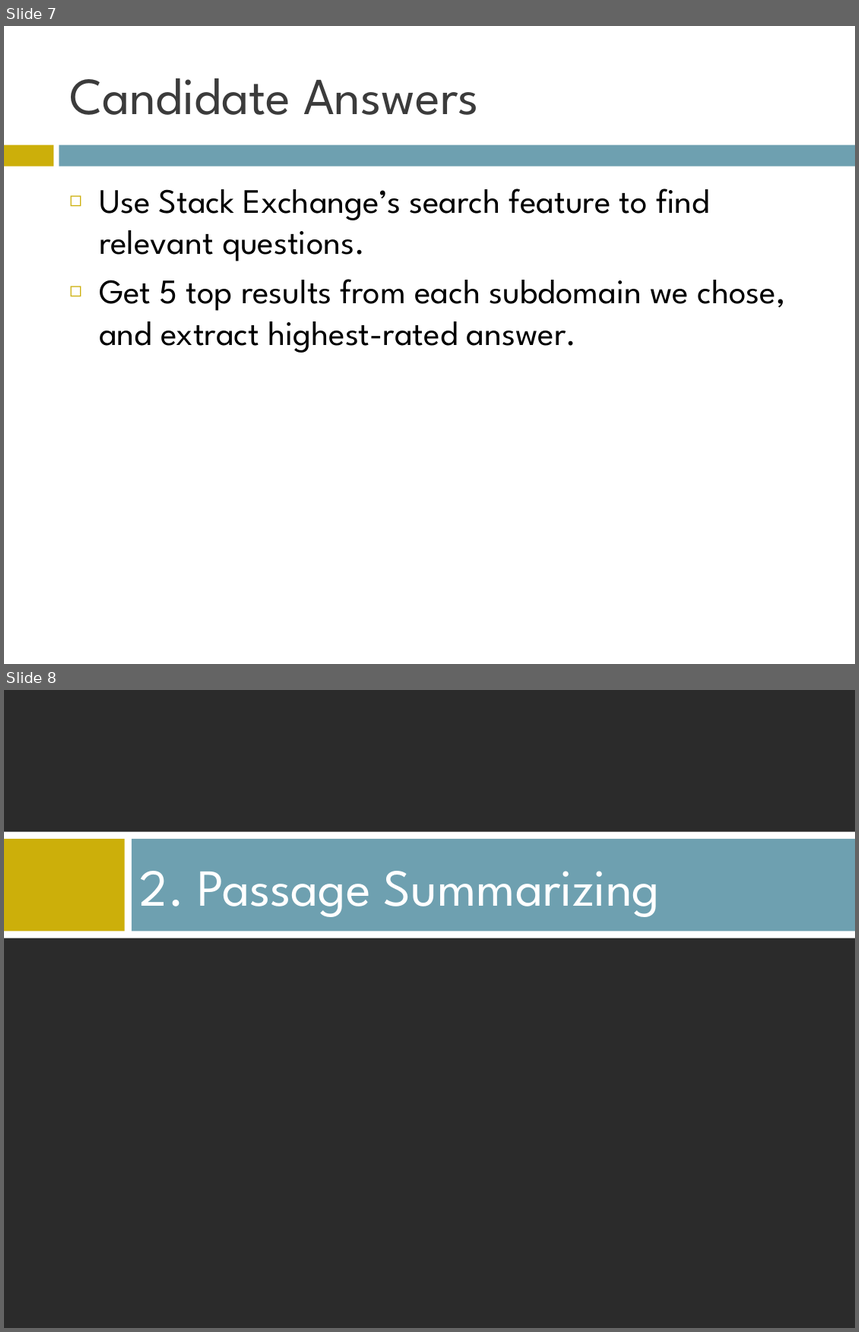
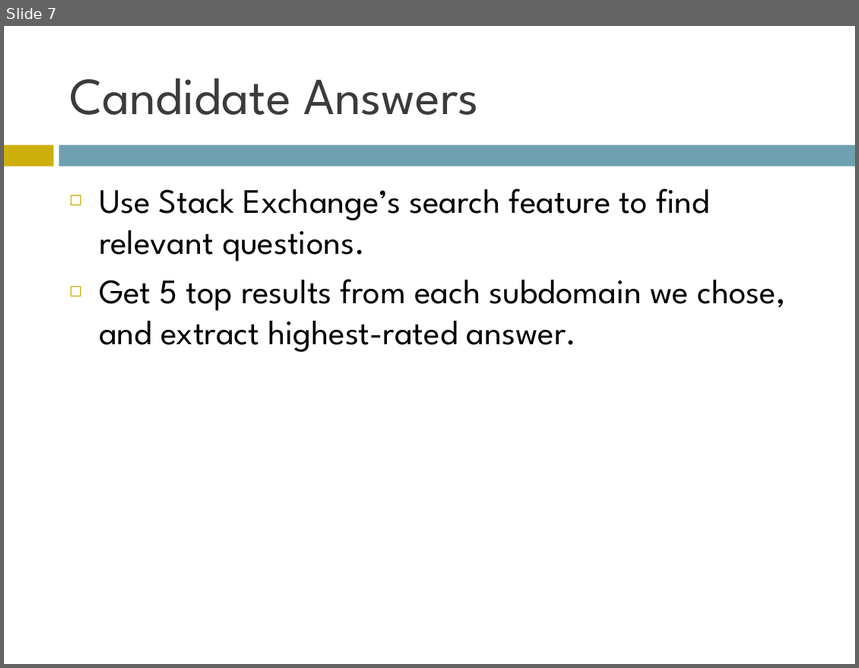
Before and after one commit to AndrewFM/NLPFinal, a slide deck: QA Presentation.ppt. Shown one above the other, each under a label of ours: slides 7 and 8 before the commit, slide 7 after it. The pictures are 859x1332 and 859x668 pixels, drawn with LibreOffice and Linux fonts; fonts in the diff are those of the drawing; background and template pictures are left out; a plain dark background stands for a picture behind light text. Boxes give left, top, right and bottom in pixels: in the first picture for what was removed or moved away, otherwise in the second. Text is boxed around its words. In the diff, an @@ line names an element or a change of style, - is before the commit and + after.

```diff
--- a/QA Presentation.ppt
+++ b/QA Presentation.ppt
@@ slide 8 removed at bbox=[4, 690, 855, 1328], background picture (left out) @@
@@ rectangle removed at bbox=[4, 832, 855, 939] @@
@@ rectangle removed at bbox=[4, 839, 125, 931] @@
@@ rectangle removed at bbox=[132, 839, 855, 931] @@
@@ title removed at bbox=[140, 871, 660, 917] @@
-2. Passage Summarizing
```
Also in this commit, not shown: 3 slides changed, 13 slides added, 1 other slide removed, 4 other files.
